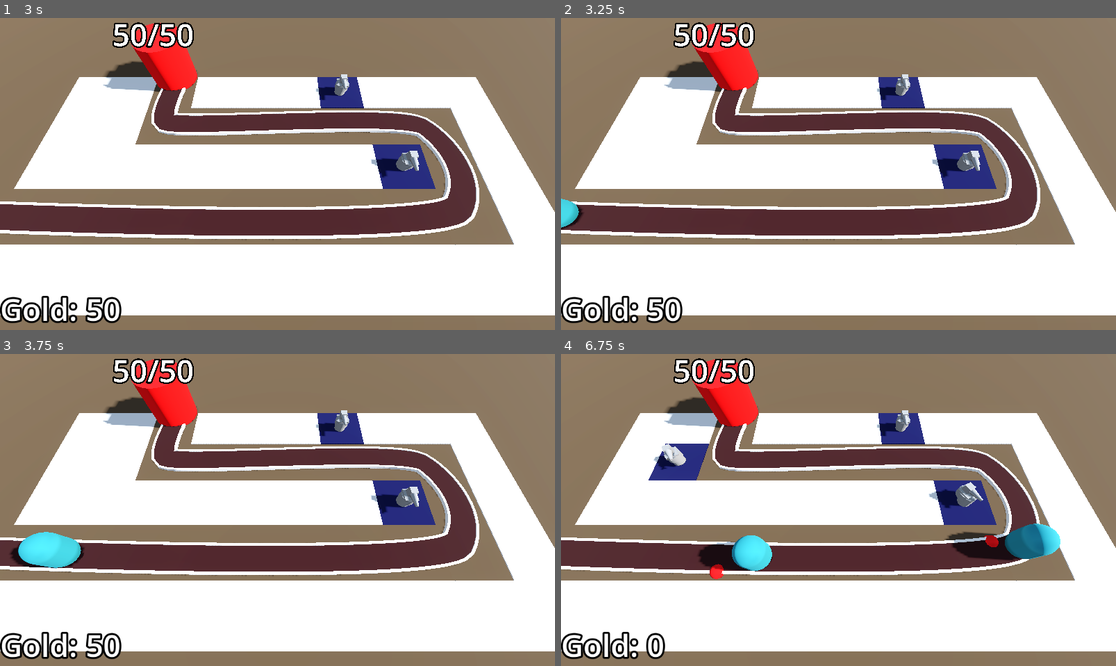
Above: before the commit, frames 1-4 (two rows, left to right).
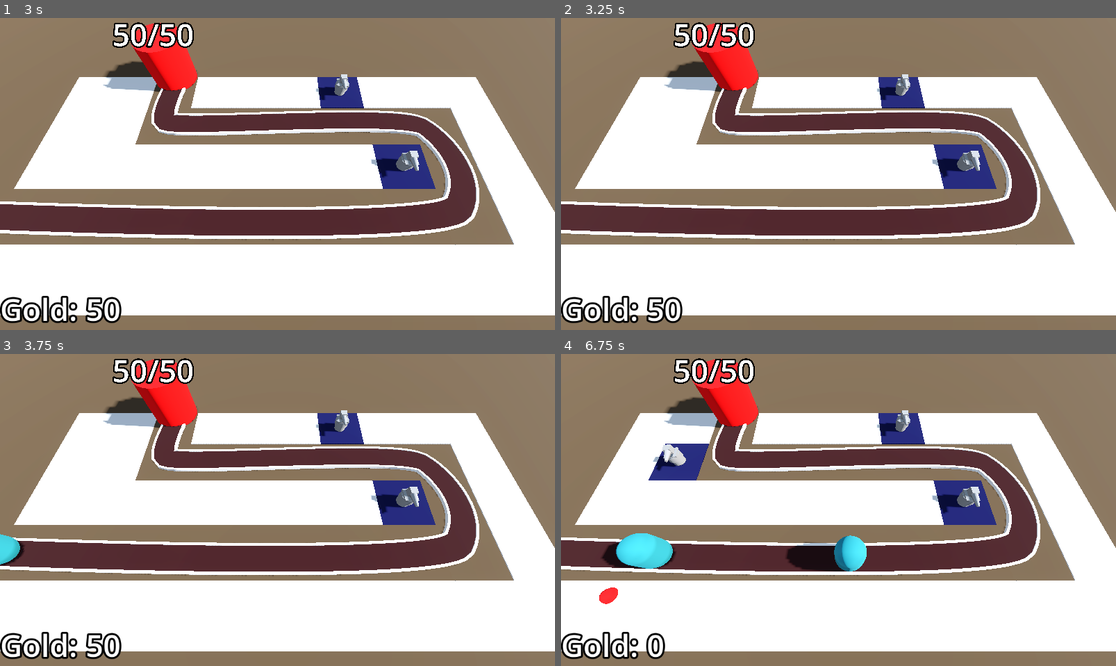
Above: after the commit, the same moments.

Repository: mje819/Barbarian-Blaster
Game: Godot game, scene res://base_level.tscn
Two runs of this game, one before a commit and one after it. Both use one fixed random seed, a clock stepped at 60 frames per second and the inputs below.
Inputs (mouse positions are in pixels of both pictures, inside the frame that each line leads up to):
- Up to frame 1 (3 s): tap Enter at 0.5, 2 s; move the mouse to (399, 158) at 0.52 s; click (399, 158) at 0.6 s; tap Space at 1.25, 2.75 s; move the mouse to (166, 189) at 1.27 s; click (166, 189) at 1.35 s; move the mouse to (333, 105) at 2.02 s; click (333, 105) at 2.1 s; move the mouse to (249, 236) at 2.77 s; click (249, 236) at 2.85 s
- Up to frame 2 (3.25 s): no input
- Up to frame 3 (3.75 s): move the mouse to (444, 556) at 3.52 s; click (444, 556) at 3.6 s
- Up to frame 4 (6.75 s): move the mouse to (672, 463) at 4.27 s; click (672, 463) at 4.35 s; move the mouse to (866, 510) at 5.02 s; click (866, 510) at 5.1 s; move the mouse to (755, 432) at 5.77 s; click (755, 432) at 5.85 s; move the mouse to (960, 494) at 6.52 s; click (960, 494) at 6.6 s

Frame 1 is identical in both runs. In frame 2, 0.3% of the frame differs, in the area x 0-5%, y 57-68%; in frame 3, 1.4%; in frame 4, 5.7%, in the area x 6-90%, y 28-81%.

Commit message:
add difficulty curves

Diff:
--- a/DifficultyManager/difficulty_manager.tscn
+++ b/DifficultyManager/difficulty_manager.tscn
@@ -8,15 +8,15 @@
 point_count = 2
 
 [sub_resource type="Curve" id="Curve_4w8ng"]
-_limits = [0.0, 150.0, 0.0, 1.0]
+_limits = [10.0, 150.0, 0.0, 1.0]
 _data = [Vector2(0, 10), 0.0, 140.0, 0, 1, Vector2(1, 150), 140.0, 0.0, 1, 0]
 point_count = 2
 
-[node name="DifficultyManager" type="Node"]
+[node name="DifficultyManager" type="Node" unique_id=415114318]
 script = ExtResource("1_ab1g6")
 spawn_time_curve = SubResource("Curve_ab1g6")
 enemy_health_curve = SubResource("Curve_4w8ng")
 
-[node name="Timer" type="Timer" parent="."]
+[node name="Timer" type="Timer" parent="." unique_id=1205722147]
 one_shot = true
 autostart = true
--- a/Enemy/enemy.gd
+++ b/Enemy/enemy.gd
@@ -2,7 +2,7 @@
 class_name Enemy
 
 ## The speed in m/s the enemy will move (reset back to 6.5)
-@export var speed := 8
+@export var speed := 6.5
 @export var max_health := 50
 @export var gold_for_enemy := 25
 
--- a/Enemy/enemy.tscn
+++ b/Enemy/enemy.tscn
@@ -55,29 +55,26 @@
 &"take_damage": SubResource("Animation_2pb1h")
 }
 
-[node name="Enemy" type="PathFollow3D"]
+[node name="Enemy" type="PathFollow3D" unique_id=1628783919]
 transform = Transform3D(-0.050018873, 4.6312505e-07, -0.9987307, 1.4210569e-14, 0.99999493, 4.6369973e-07, 0.99872804, 2.3194481e-08, -0.050019007, 0, 0, 0)
 loop = false
 script = ExtResource("1_2pb1h")
-speed = 9.0
 
-[node name="MeshInstance3D" type="MeshInstance3D" parent="."]
+[node name="MeshInstance3D" type="MeshInstance3D" parent="." unique_id=1163325414]
 transform = Transform3D(0.9999999, -3.5527137e-15, 7.450581e-09, 1.7763568e-15, 0.9999999, -2.3314684e-15, -7.450581e-09, 5.406786e-14, 0.9999999, 0, 1.6, 0)
 mesh = SubResource("CapsuleMesh_7xaro")
 
-[node name="DamageHighlight" type="MeshInstance3D" parent="."]
+[node name="DamageHighlight" type="MeshInstance3D" parent="." unique_id=1228860240]
 transform = Transform3D(0.9999999, -3.5527137e-15, 7.450581e-09, 1.7763568e-15, 0.9999999, -2.3314684e-15, -7.450581e-09, 5.406786e-14, 0.9999999, 0, 1.6, 0)
 visible = false
 material_override = SubResource("StandardMaterial3D_px1sc")
 mesh = SubResource("CapsuleMesh_7xaro")
 
-[node name="EnemyArea3D" type="Area3D" parent="." groups=["enemy_area"]]
+[node name="EnemyArea3D" type="Area3D" parent="." unique_id=819690425 groups=["enemy_area"]]
 
-[node name="CollisionShape3D" type="CollisionShape3D" parent="EnemyArea3D"]
+[node name="CollisionShape3D" type="CollisionShape3D" parent="EnemyArea3D" unique_id=2108881198]
 transform = Transform3D(1, 0, 0, 0, 1, 0, 0, 0, 1, 0, 1.6, 0)
 shape = SubResource("CapsuleShape3D_2pb1h")
 
-[node name="AnimationPlayer" type="AnimationPlayer" parent="."]
-libraries = {
-&"": SubResource("AnimationLibrary_am0pq")
-}
+[node name="AnimationPlayer" type="AnimationPlayer" parent="." unique_id=1524517536]
+libraries/ = SubResource("AnimationLibrary_am0pq")
--- a/Enemy/enemy_path.gd
+++ b/Enemy/enemy_path.gd
@@ -5,11 +5,11 @@
 @export var enemy_scene : PackedScene
 @export var difficulty_manager : Node
 func spawn_enemy() -> void:
-	var enemy = enemy_scene.instantiate()
-	add_child(enemy)
+	var new_enemy = enemy_scene.instantiate()
+	new_enemy.max_health = difficulty_manager.get_enemy_health()
+	add_child(new_enemy)
 	timer.wait_time = difficulty_manager.get_spawn_time()
-	enemy.max_health = difficulty_manager.get_enemy_health()
-	print(enemy.max_health)
+	print(new_enemy.max_health)
 
 func _on_timer_timeout() -> void:
 	spawn_enemy()
--- a/Turret/turret.tscn
+++ b/Turret/turret.tscn
@@ -58,38 +58,36 @@
 &"fire": SubResource("Animation_5kpma")
 }
 
-[node name="Turret" type="Node3D"]
+[node name="Turret" type="Node3D" unique_id=820027771]
 script = ExtResource("1_5kpma")
 
-[node name="TurretBase" type="MeshInstance3D" parent="."]
+[node name="TurretBase" type="MeshInstance3D" parent="." unique_id=1886853349]
 transform = Transform3D(1, 0, 0, 0, 1, 0, 0, 0, 1, 0, 0.5, 0)
 mesh = SubResource("CylinderMesh_cb20n")
 
-[node name="TurretTop" type="MeshInstance3D" parent="TurretBase"]
+[node name="TurretTop" type="MeshInstance3D" parent="TurretBase" unique_id=1022144504]
 transform = Transform3D(1, 0, 0, 0, 1, 0, 0, 0, 1, 0, 0.3, 0)
 mesh = SubResource("CylinderMesh_5kpma")
 
-[node name="MeshInstance3D" type="MeshInstance3D" parent="TurretBase/TurretTop"]
+[node name="MeshInstance3D" type="MeshInstance3D" parent="TurretBase/TurretTop" unique_id=455760810]
 transform = Transform3D(1, 0, 0, 0, -4.371139e-08, -1, 0, 1, -4.371139e-08, 0, 0.6241544, 0.6339853)
 mesh = SubResource("CylinderMesh_djkev")
 skeleton = NodePath("../..")
 
-[node name="MeshInstance3D2" type="MeshInstance3D" parent="TurretBase/TurretTop"]
+[node name="MeshInstance3D2" type="MeshInstance3D" parent="TurretBase/TurretTop" unique_id=1384992905]
 transform = Transform3D(0.0067368993, 0.9999773, 0, -0.9999773, 0.0067368993, 0, 0, 0, 1, 0, 0.3, 0)
 mesh = SubResource("BoxMesh_ttsi1")
 skeleton = NodePath("../..")
 
-[node name="MeshInstance3D3" type="MeshInstance3D" parent="TurretBase/TurretTop"]
+[node name="MeshInstance3D3" type="MeshInstance3D" parent="TurretBase/TurretTop" unique_id=406147126]
 transform = Transform3D(1, 0, 0, 0, 1, 0, 0, 0, 1, 0, 0.60006243, -0.11023742)
 mesh = SubResource("BoxMesh_r754r")
 skeleton = NodePath("../..")
 
-[node name="Timer" type="Timer" parent="."]
+[node name="Timer" type="Timer" parent="." unique_id=2131247854]
 autostart = true
 
-[node name="AnimationPlayer" type="AnimationPlayer" parent="."]
-libraries = {
-&"": SubResource("AnimationLibrary_ttsi1")
-}
+[node name="AnimationPlayer" type="AnimationPlayer" parent="." unique_id=1129542880]
+libraries/ = SubResource("AnimationLibrary_ttsi1")
 
 [connection signal="timeout" from="Timer" to="." method="_on_timer_timeout"]
--- a/project.godot
+++ b/project.godot
@@ -8,11 +8,15 @@
 
 config_version=5
 
+[animation]
+
+compatibility/default_parent_skeleton_in_mesh_instance_3d=true
+
 [application]
 
 config/name="Barbarian Blaster"
 run/main_scene="uid://dtcnxxofouqf8"
-config/features=PackedStringArray("4.5", "Forward Plus")
+config/features=PackedStringArray("4.6", "Forward Plus")
 config/icon="res://icon.svg"
 
 [global_group]
Not shown: 1 places in DifficultyManager/difficulty_manager.tscn that only renumber resources
Not shown: 1 places in Enemy/enemy.tscn that only renumber resources
Not shown: 1 places in MeshLibraries/space_library.tres that only renumber resources
Not shown: 1 places in Turret/turret.tscn that only renumber resources
